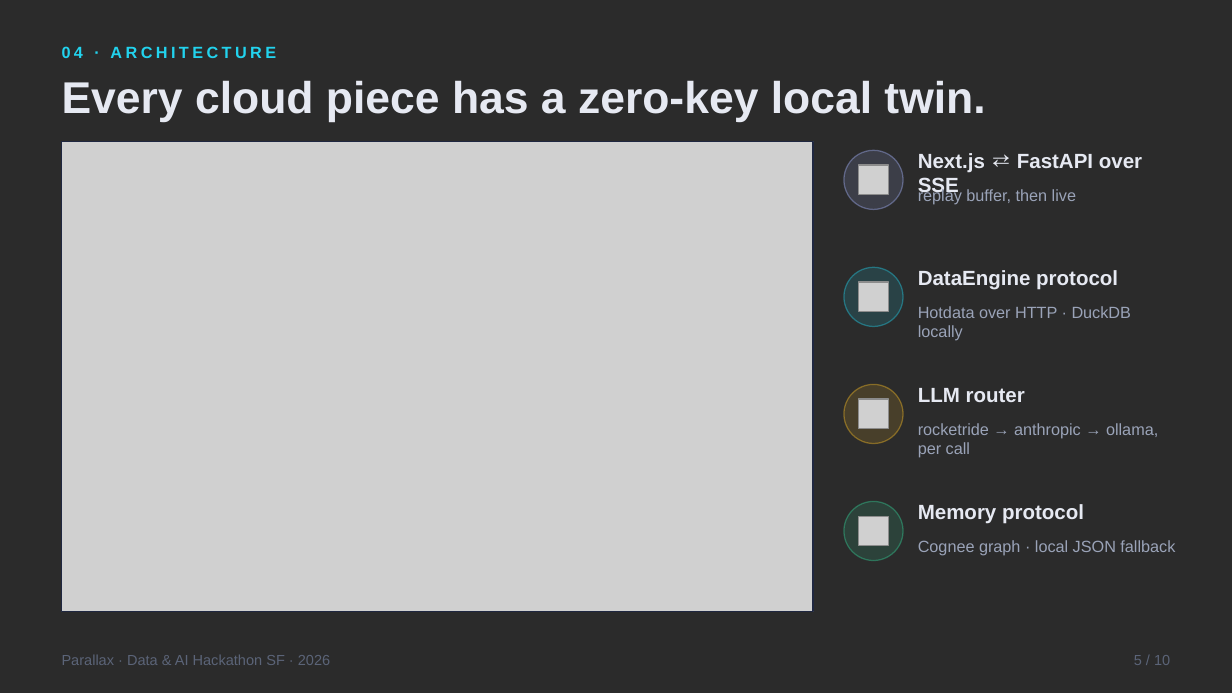
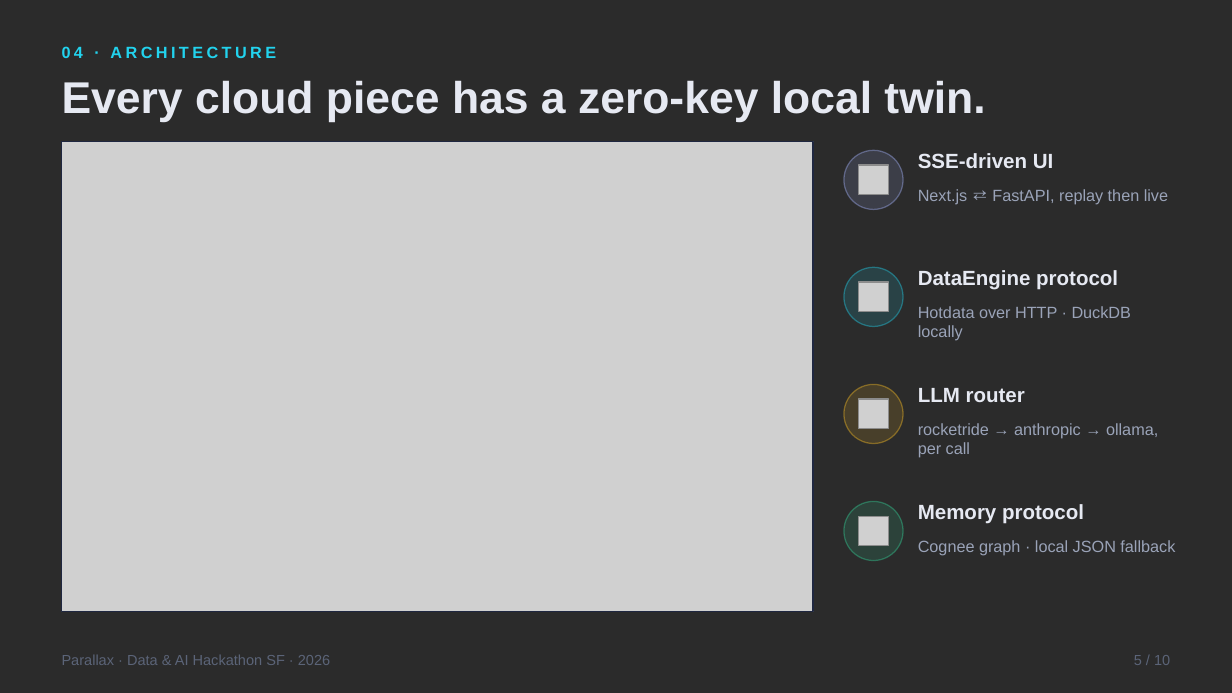
Before and after one commit to vnmoorthy/parallax, a slide deck: slide 5 of deck/Parallax.pptx. Drawn at 1232x693 pixels with LibreOffice and Linux fonts; fonts in the diff are those of the drawing; grey boxes stand for pictures; background and template pictures are left out; a plain dark background stands for a picture behind light text. Boxes give left, top, right and bottom in pixels: in the first picture for what was removed or moved away, otherwise in the second. Text is boxed around its words. In the diff, an @@ line names an element or a change of style, - is before the commit and + after.

```diff
--- a/deck/Parallax.pptx
+++ b/deck/Parallax.pptx
@@ text at [918, 153, 1053, 168]: text changed @@
-Next.js ⇄ FastAPI over SSE
+SSE-driven UI
@@ text at [918, 189, 1168, 204]: text changed @@
-replay buffer, then live
+Next.js ⇄ FastAPI, replay then live
```
Also in this commit, not shown: 9 other slides changed, 12 other files.
